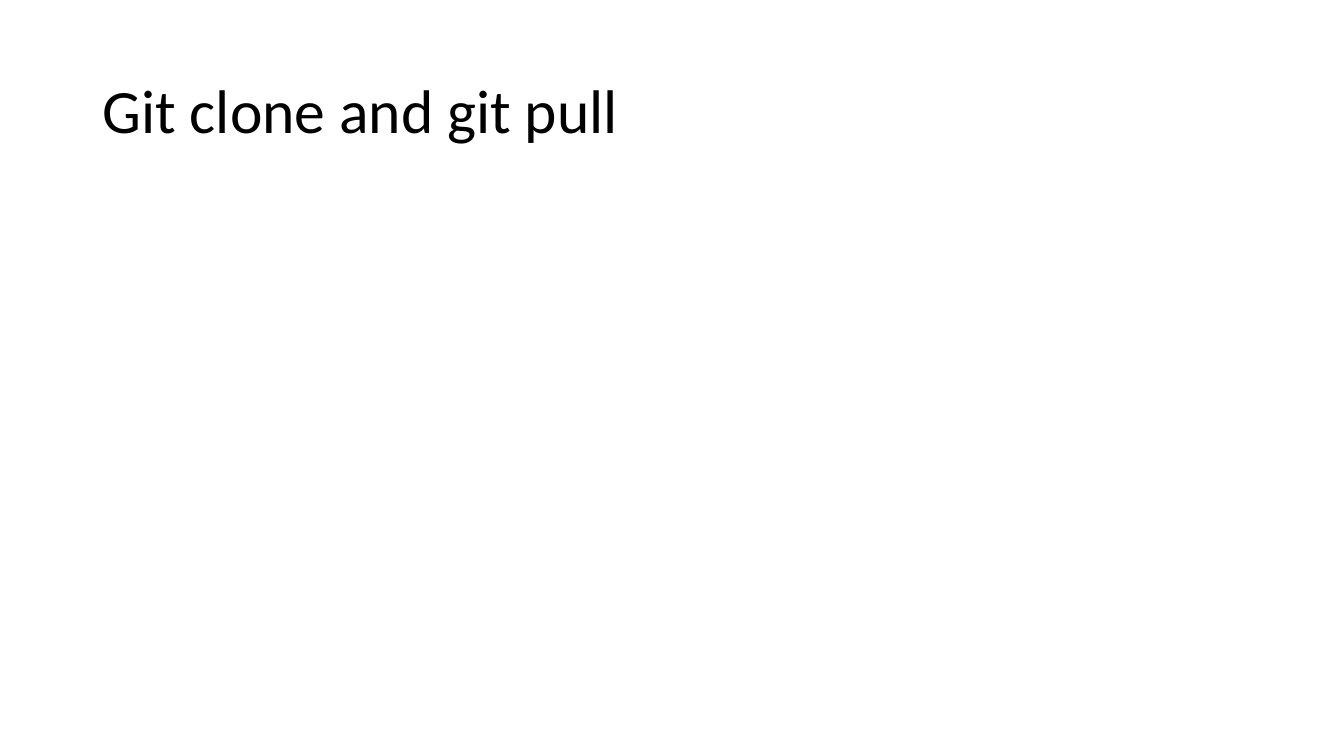
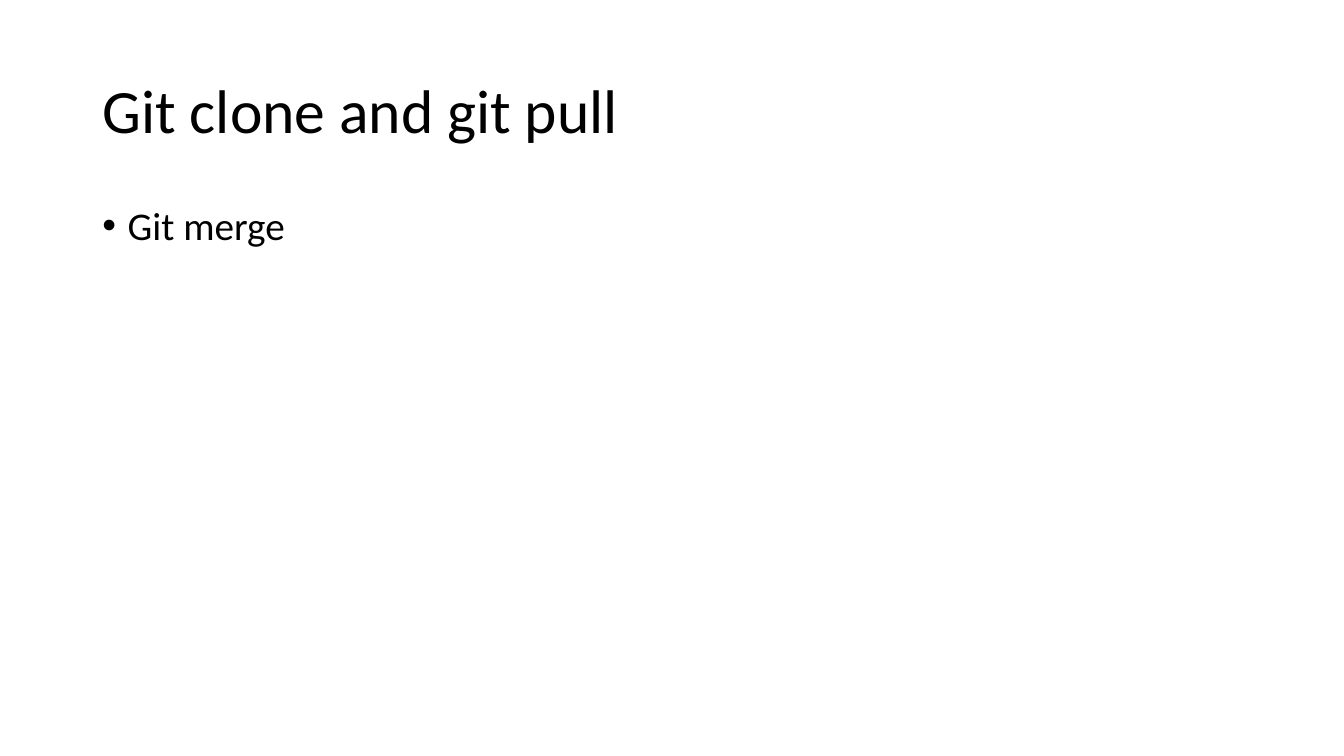
Before and after one commit to shahvishwa66/Python, a slide deck: slide 9 of Presentation1.pptx. Drawn at 1344x756 pixels with LibreOffice and Linux fonts; fonts in the diff are those of the drawing. Boxes give left, top, right and bottom in pixels: in the first picture for what was removed or moved away, otherwise in the second. Text is boxed around its words. In the diff, an @@ line names an element or a change of style, - is before the commit and + after.

Commit message:
master

```diff
--- a/Presentation1.pptx
+++ b/Presentation1.pptx
@@ text added at bbox=[128, 213, 284, 247], 28 pt, text #000000 @@
+• Git merge
```
